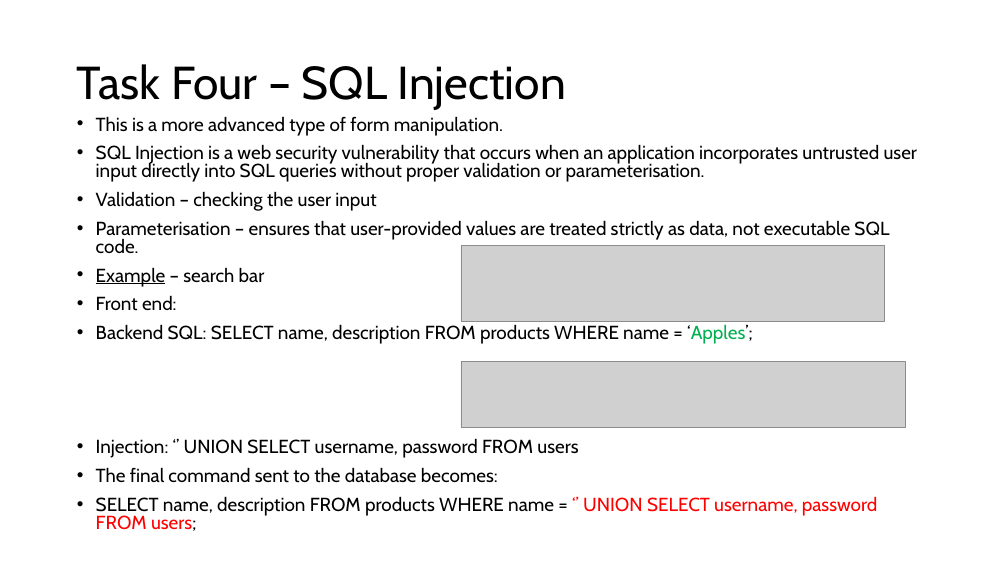
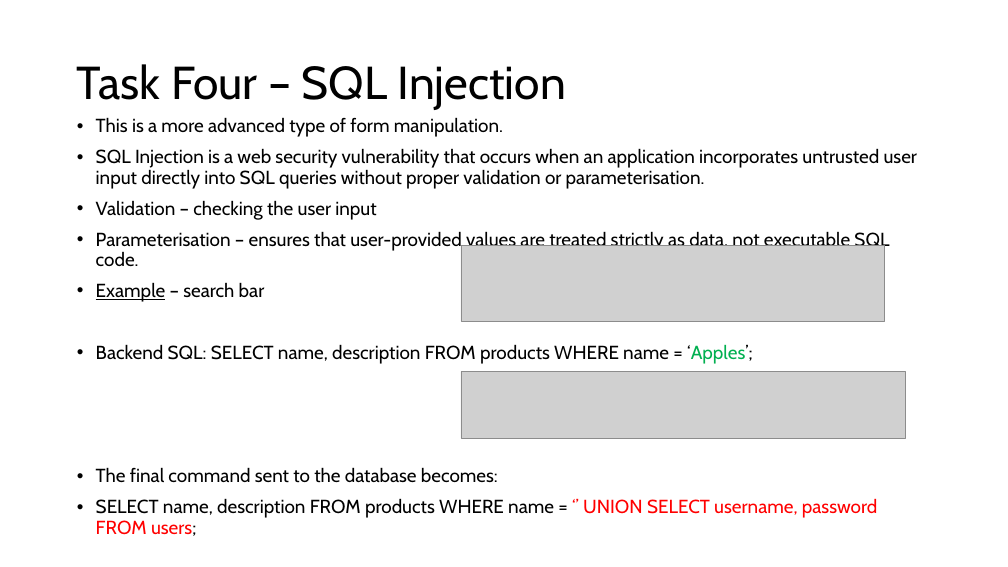
Before and after one commit to dom668/hackerBingo, a slide deck: slide 11 of Slides/special project slides.pptx. Drawn at 1008x567 pixels with LibreOffice and Linux fonts; fonts in the diff are those of the drawing; grey boxes stand for pictures. Boxes give left, top, right and bottom in pixels: in the first picture for what was removed or moved away, otherwise in the second. Text is boxed around its words. In the diff, an @@ line names an element or a change of style, - is before the commit and + after.

```diff
--- a/Slides/special project slides.pptx
+++ b/Slides/special project slides.pptx
@@ text "This is a more advanced ..." at (x1=96, y1=117, x2=917, y2=536): line spacing 0.8 to 0.9 @@
@@ text at (x1=96, y1=295, x2=177, y2=311): paragraph removed @@
-• Front end:
@@ picture moved from (x1=461, y1=361, x2=906, y2=428) to (x1=461, y1=372, x2=906, y2=439) @@
@@ text at (x1=96, y1=438, x2=578, y2=458): paragraph removed @@
-• Injection: ‘’ UNION SELECT username, password FROM users
```
Also in this commit, not shown: 4 other slides changed, 16 other files.
